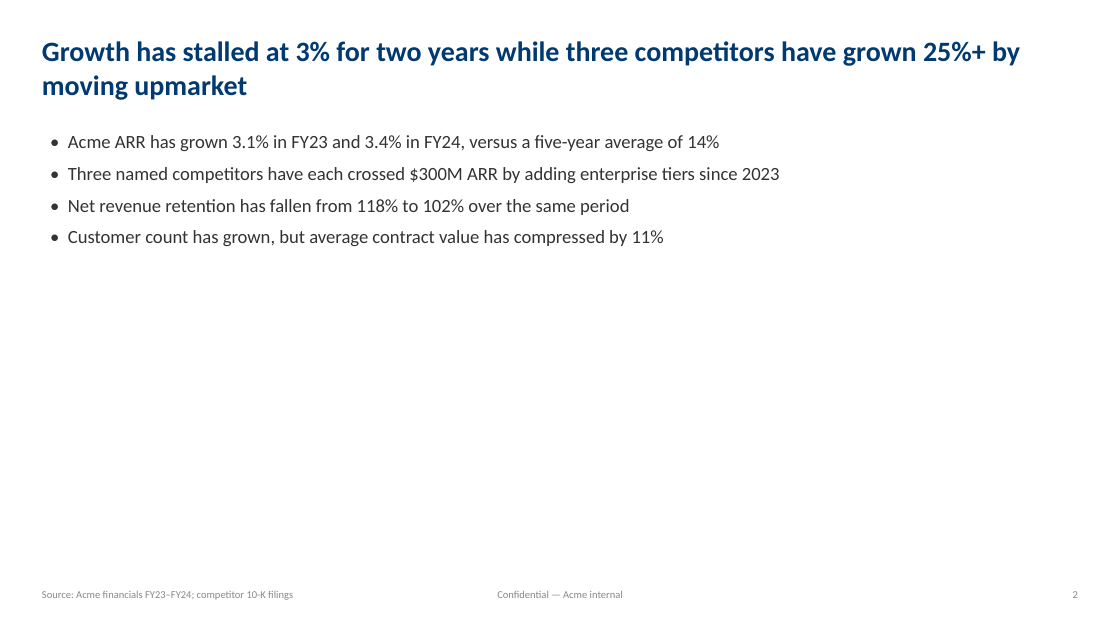
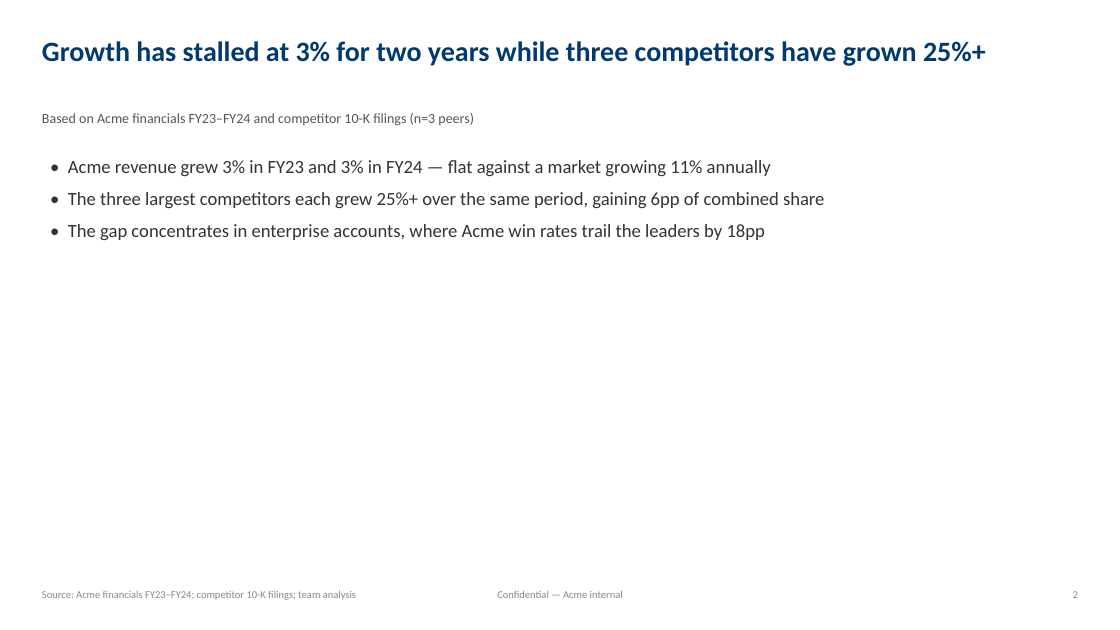
Before and after one commit to alextimmer/claude-skills, a slide deck: slide 3 of plugins/mbb-deck-plugin/skills/mbb-deck/assets/example_deck.pptx. Drawn at 1120x630 pixels with LibreOffice and Linux fonts; fonts in the diff are those of the drawing. Boxes give left, top, right and bottom in pixels: in the first picture for what was removed or moved away, otherwise in the second. Text is boxed around its words. In the diff, an @@ line names an element or a change of style, - is before the commit and + after.

```diff
--- a/plugins/mbb-deck-plugin/skills/mbb-deck/assets/example_deck.pptx
+++ b/plugins/mbb-deck-plugin/skills/mbb-deck/assets/example_deck.pptx
@@ text at (x1=42, y1=41, x2=986, y2=66): text changed @@
-Growth has stalled at 3% for two years while three competitors have grown 25%+ by moving upmarket
+Growth has stalled at 3% for two years while three competitors have grown 25%+
@@ text added at (x1=42, y1=113, x2=474, y2=126), 12 pt, text #555555 @@
+Based on Acme financials FY23–FY24 and competitor 10-K filings (n=3 peers)
@@ text at (x1=68, y1=160, x2=824, y2=240): text changed @@
-• Acme ARR has grown 3.1% in FY23 and 3.4% in FY24, versus a five-year average of 14%
-• Three named competitors have each crossed $300M ARR by adding enterprise tiers since 2023
-• Net revenue retention has fallen from 118% to 102% over the same period
-• Customer count has grown, but average contract value has compressed by 11%
+• Acme revenue grew 3% in FY23 and 3% in FY24 — flat against a market growing 11% annually
+• The three largest competitors each grew 25%+ over the same period, gaining 6pp of combined share
+• The gap concentrates in enterprise accounts, where Acme win rates trail the leaders by 18pp
@@ text at (x1=42, y1=591, x2=356, y2=600): text changed @@
-Source: Acme financials FY23–FY24; competitor 10-K filings
+Source: Acme financials FY23–FY24; competitor 10-K filings; team analysis
```
Also in this commit, not shown: 9 other slides changed, 3 slides added, 37 other files.
